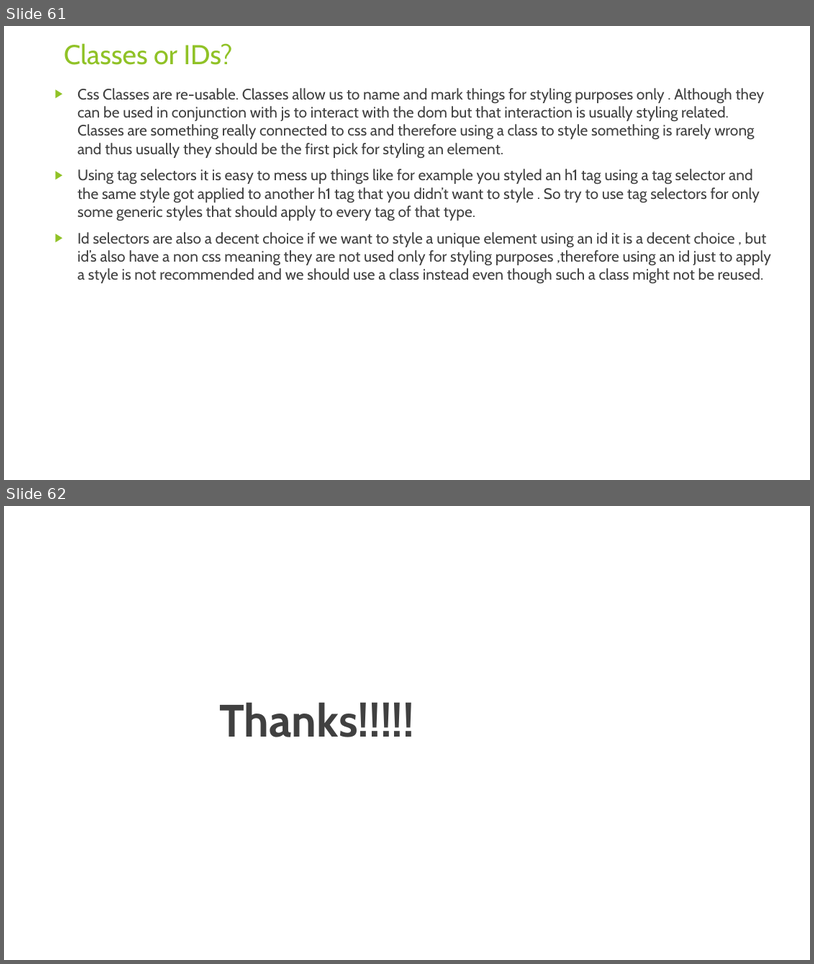
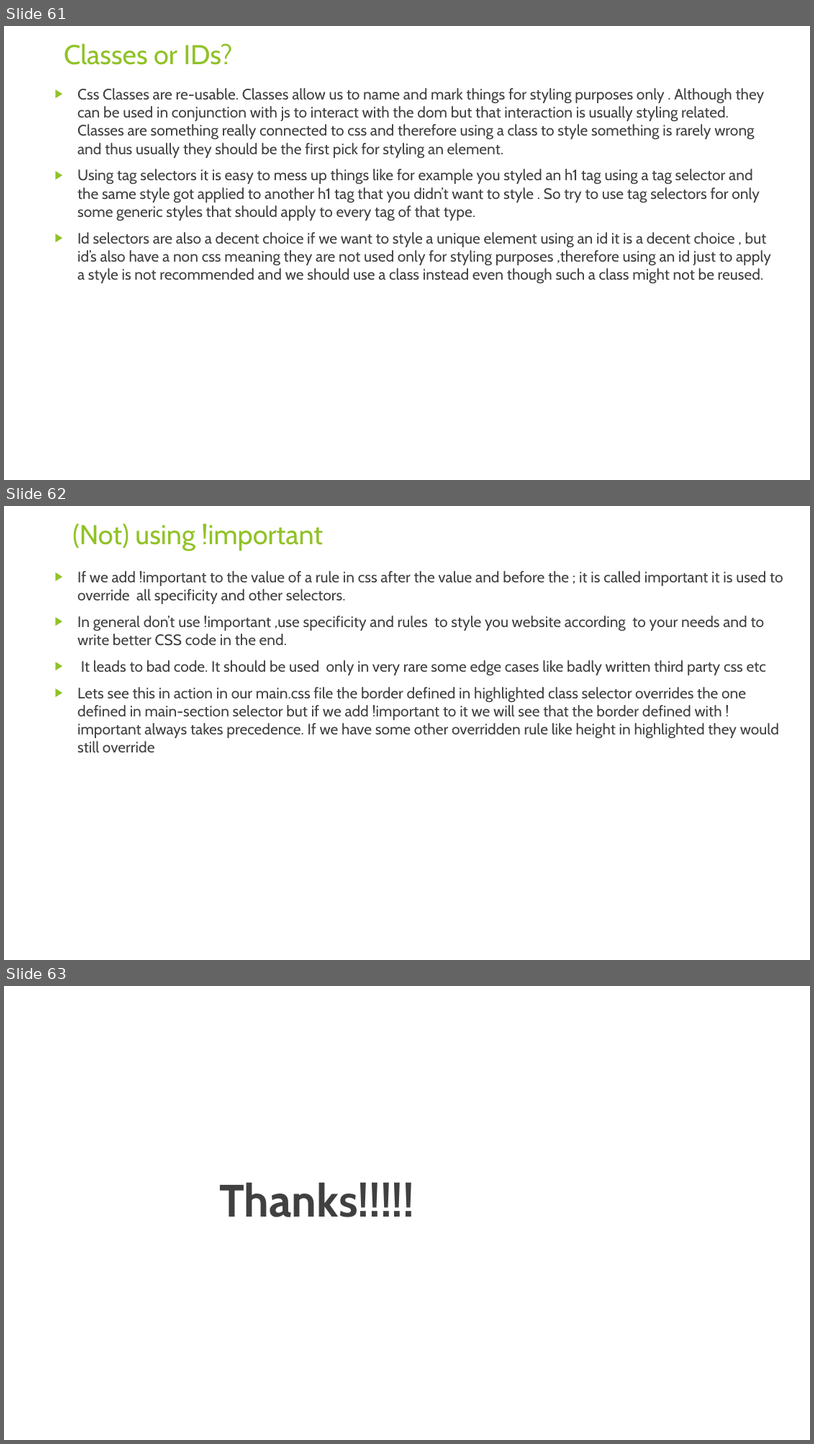
Before and after one commit to rudhrainfogain/CSS, a slide deck: PPT/Css-v4.pptx. Shown one above the other, each under a label of ours: slides 61 and 62 before the commit, slides 61, 62 and 63 after it. The pictures are 814x964 and 814x1444 pixels, drawn with LibreOffice and Linux fonts; fonts in the diff are those of the drawing. Boxes give left, top, right and bottom in pixels: in the first picture for what was removed or moved away, otherwise in the second. Text is boxed around its words. In the diff, an @@ line names an element or a change of style, - is before the commit and + after.

Commit message:
Important

```diff
--- a/PPT/Css-v4.pptx
+++ b/PPT/Css-v4.pptx
@@ slide 62 added at box(4, 506, 810, 960), background #FFFFFF @@
@@ title added at box(72, 523, 323, 551), 32.4 pt, text #90C226 @@
+(Not) using !important
@@ text added at box(77, 571, 784, 752), 18 pt, text #404040 @@
+▶ If we add !important to the value of a rule in css after the value and before the ; it is called important it is used to override all specificity and other selectors.
+▶ In general don’t use !important ,use specificity and rules to style you website according to your needs and to write better CSS code in the end.
+▶ It leads to bad code. It should be used only in very rare some edge cases like badly written third party css etc
+▶ Lets see this in action in our main.css file the border defined in highlighted class selector overrides the one defined in main-section selector but if we add !important to it we will see that the border defined with !important always takes precedence. If we have some other overridden rule like height in highlighted they would still override
@@ what was slide 62 is now slide 63 @@
```
Also in this commit, not shown: 1 other file.
